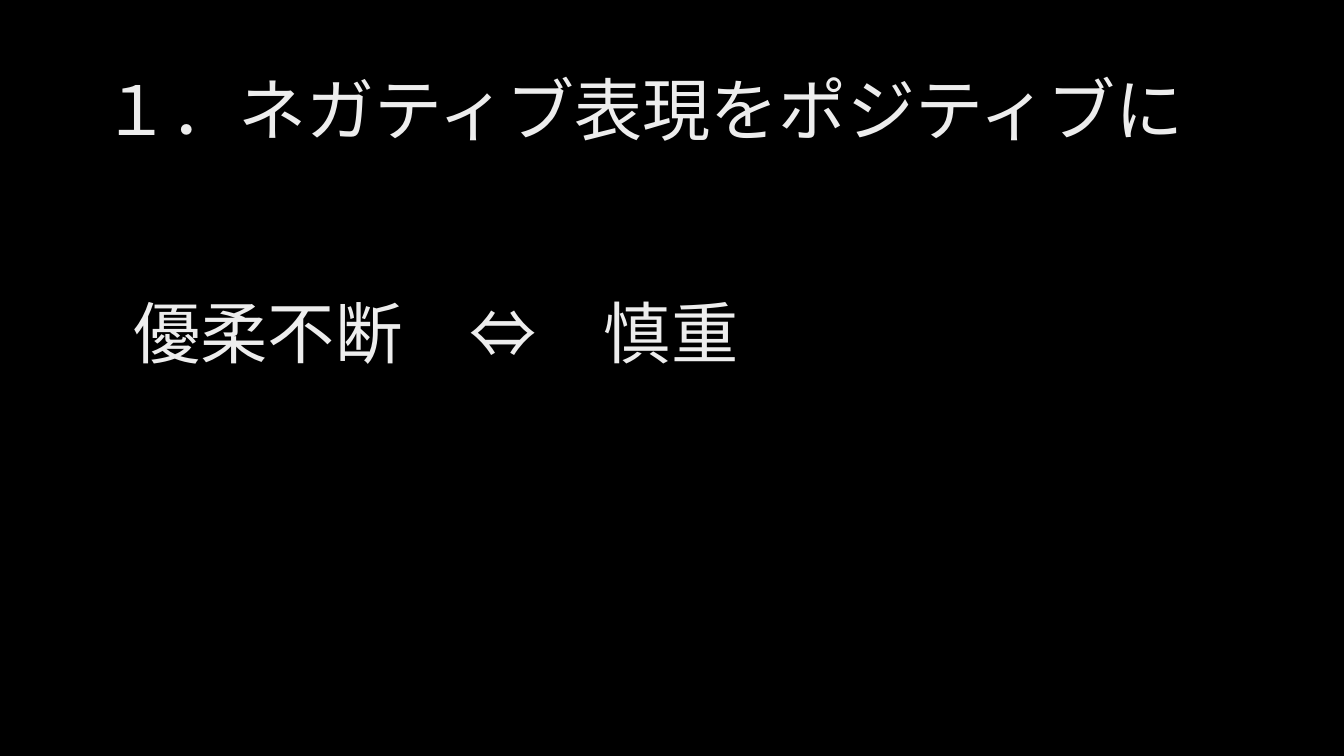
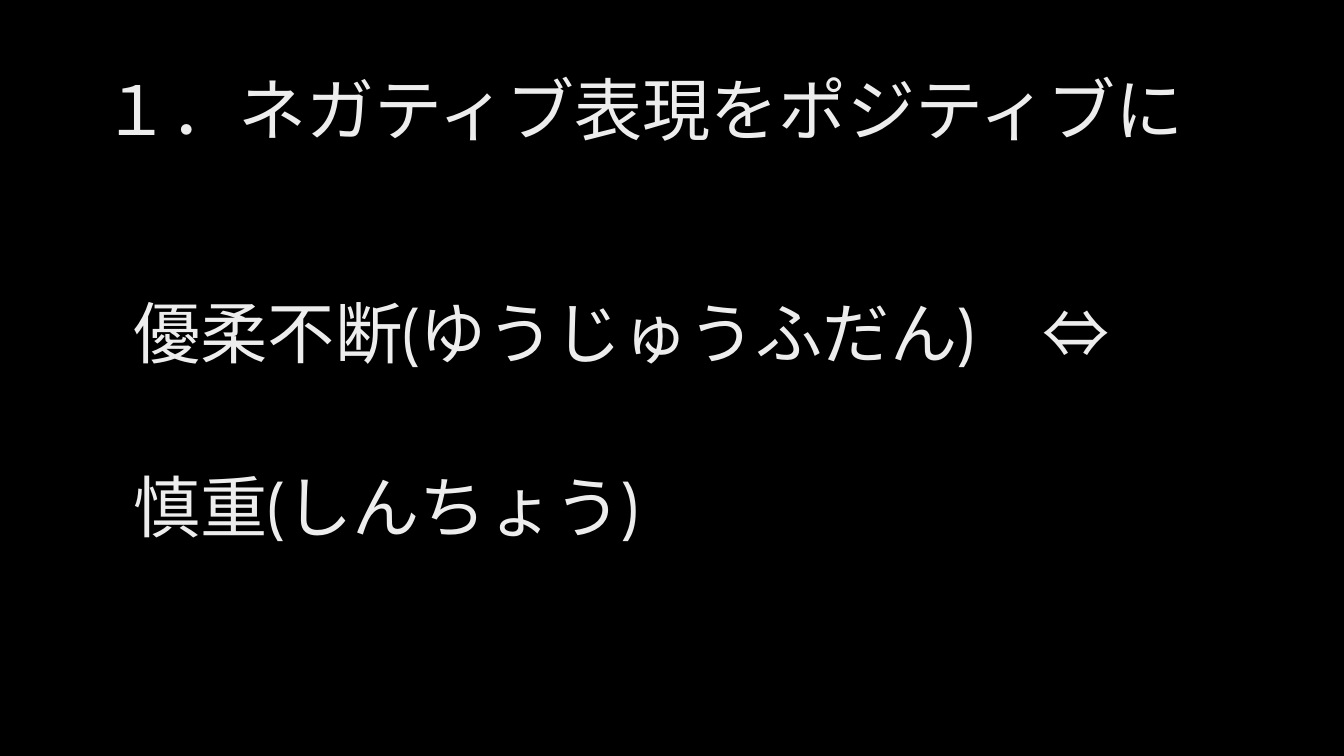
Before and after one commit to ljsdl/kmusubi, a slide deck: slide 6 of docs/999_学习资料汇总/実用日本語_20220514.pptx. Drawn at 1344x756 pixels with LibreOffice and Linux fonts; fonts in the diff are those of the drawing; background and template pictures are left out. Boxes give left, top, right and bottom in pixels: in the first picture for what was removed or moved away, otherwise in the second. Text is boxed around its words. In the diff, an @@ line names an element or a change of style, - is before the commit and + after.

```diff
--- a/docs/999_学习资料汇总/実用日本語_20220514.pptx
+++ b/docs/999_学习资料汇总/実用日本語_20220514.pptx
@@ text at box(134, 302, 975, 541): text changed @@
-優柔不断 ⇔ 慎重
+優柔不断(ゆうじゅうふだん) ⇔
+慎重(しんちょう)
```
Also in this commit, not shown: 8 other slides changed.
